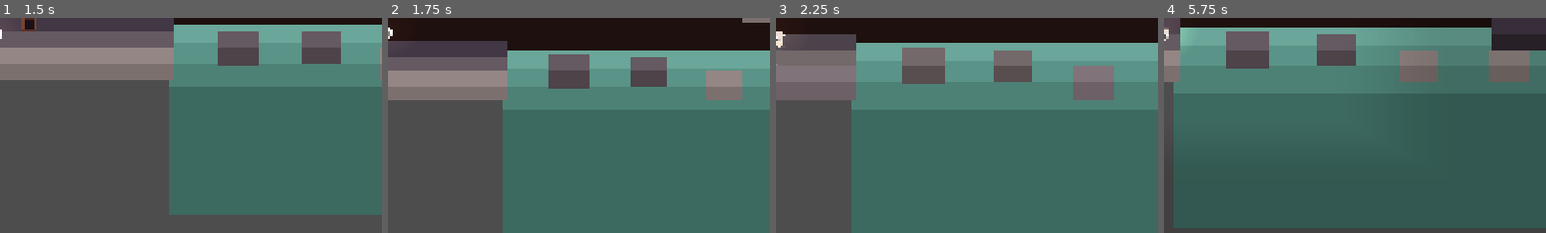
Above: before the commit, frames 1-4 (left to right).
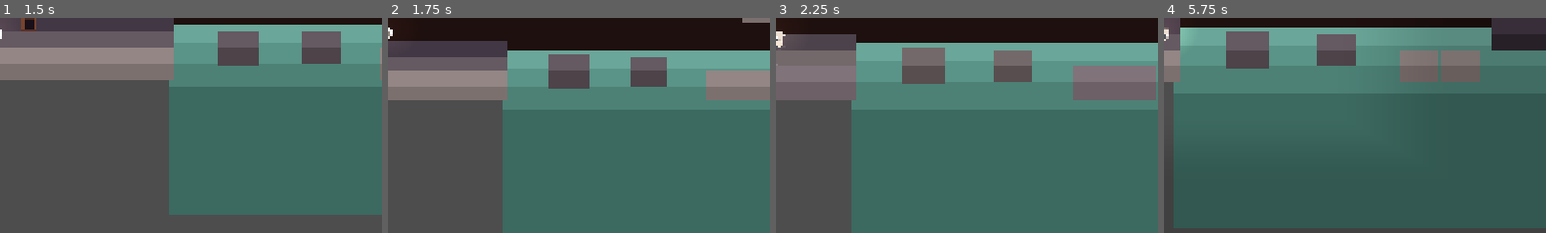
Above: after the commit, the same moments.

Repository: EkaterinaZakharova-13/purgatory-game
Game: Godot game, scene res://Scenes/Levels/main.tscn
The game is run twice, just before and just after one commit, with the same random seed, the same clock (stepped at 60 frames per second) and the same inputs. The engine's default icon, where the game draws it, is replaced by a stand-in: a white triangle on a blue panel in a dark square.
Inputs:
- Up to frame 1 (1.5 s): hold D (right) from 0.53 s (still down); tap S (closer) at 0.6 s; tap Space (jump) at 0.77 s; tap Shift (dash) at 1.35 s
- Up to frame 2 (1.75 s): keep holding D (right); tap Space (jump) at 1.52 s
- Up to frame 3 (2.25 s): release D (right) at 2.03 s; hold A (left) from 2.03 s (still down); tap W (further) at 2.1 s
- Up to frame 4 (5.75 s): tap F (orb_platform) at 2.85 s; tap Space (jump) at 3.02, 3.77, 4.52 s; tap R (orb_toggle) at 3.6 s; release A (left) at 4.28 s; hold D (right) from 4.28 s (still down); tap S (closer) at 4.35 s; tap Shift (dash) at 5.1 s
The pictures show only the part of the screen within x 50-100%, y 50-100%; the shares and areas given below are measured in that part.

Frame 1 is identical in both runs. In frame 2, 1.0% of the frame differs, in the area x 92-100%, y 24-39%; in frame 3, 1.8%; in frame 4, 3.1%, in the area x 72-96%, y 15-30%.

Commit message:
Restore Layer1 Ground5 support

Diff:
--- a/Scenes/Levels/main.tscn
+++ b/Scenes/Levels/main.tscn
@@ -569,7 +569,7 @@
 [node name="Layer1" type="Node2D" parent="LayerManager" unique_id=990853741]
 
 [node name="Ground5" type="StaticBody2D" parent="LayerManager/Layer1" unique_id=894772816]
-position = Vector2(1752.0001, 584)
+position = Vector2(1656, 584)
 scale = Vector2(1.2000008, 0.5)
 metadata/_edit_group_ = true
 
@@ -873,6 +873,13 @@
 position = Vector2(38.4, -16)
 shape = SubResource("SupportShapeSmall")
 
+[node name="Ground5SupportPlatform" type="StaticBody2D" parent="LayerManager/Layer1" unique_id=2046057107]
+position = Vector2(1656, 584)
+
+[node name="CollisionShape2D" type="CollisionShape2D" parent="LayerManager/Layer1/Ground5SupportPlatform" unique_id=411575602]
+position = Vector2(38.4, -16)
+shape = SubResource("SupportShapeSmall")
+
 [node name="WhiteBoxes" type="Node2D" parent="." unique_id=2058884979]
 
 [node name="ColorRect" type="ColorRect" parent="WhiteBoxes" unique_id=1986535064]
